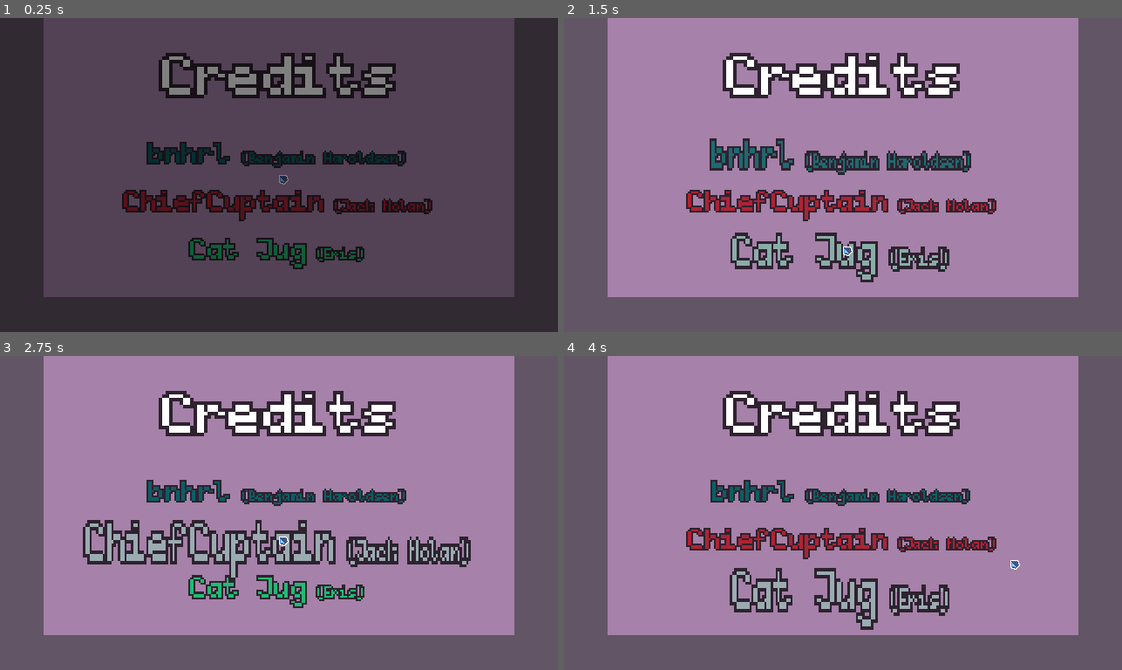
Above: before the commit, frames 1-4 (two rows, left to right).
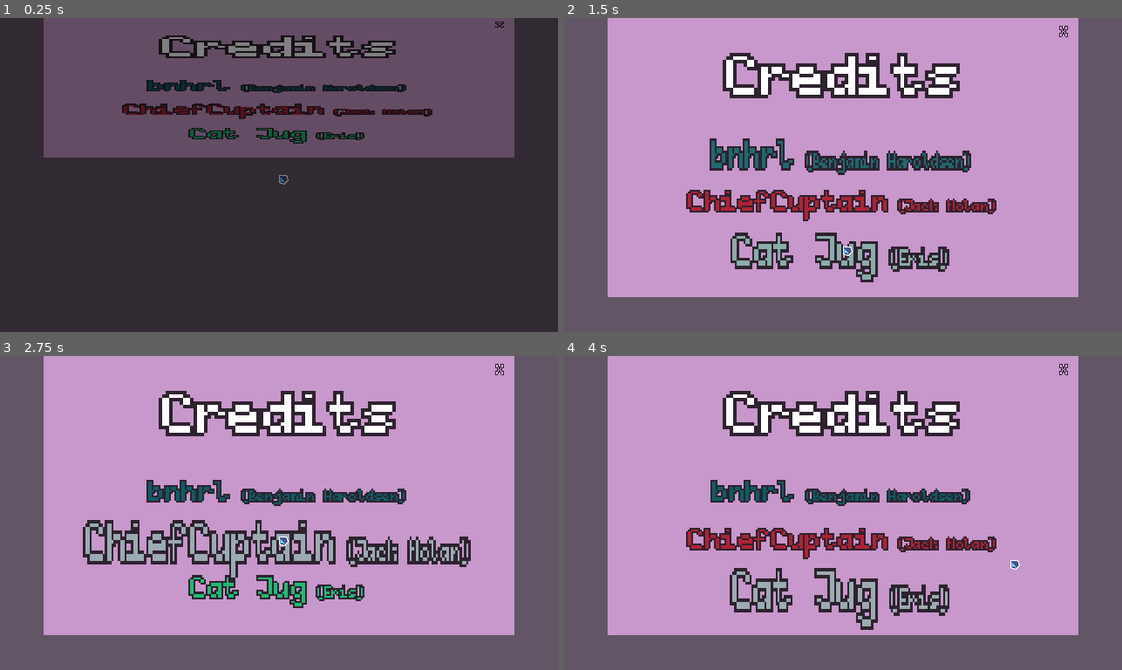
Above: after the commit, the same moments.

Repository: bnhrl/MomentumIsEverythingCountDown
Game: Godot game, scene res://Game/MainMenu/Credits/credits.tscn
Two runs of this game, one before a commit and one after it. Both use one fixed random seed, a clock stepped at 60 frames per second and the inputs below. This scene is started directly instead of the project's main scene.
Inputs (mouse positions are in pixels of both pictures, inside the frame that each line leads up to):
- Up to frame 1 (0.25 s): no input
- Up to frame 2 (1.5 s): move the mouse to (843, 149) at 0.52 s; hold D (right) 0.53-1.28 s; click (843, 149) at 0.6 s; move the mouse to (843, 247) at 1.27 s; hold S (down) from 1.28 s (still down); click (843, 247) at 1.35 s
- Up to frame 3 (2.75 s): move the mouse to (279, 534) at 2.02 s; release S (down) at 2.03 s; hold D (right) from 2.03 s (still down); click (279, 534) at 2.1 s
- Up to frame 4 (4 s): move the mouse to (815, 575) at 2.77 s; release D (right) at 2.78 s; hold W (up) 2.78-3.53 s; click (815, 575) at 2.85 s; move the mouse to (1010, 560) at 3.52 s; hold A (left) from 3.53 s (still down); click (1010, 560) at 3.6 s

The runs differ from the first frame. In frame 1, 46% of the frame differs, in the area x 7-93%, y 1-89%; in frame 2, 64%; in frame 3, 62%; in frame 4, 64%, in the area x 7-93%, y 0-89%.

Commit message:
Added Credits to the Main Menu

Diff:
--- a/Game/LevelSelect/level_select.tscn
+++ b/Game/LevelSelect/level_select.tscn
@@ -31,7 +31,6 @@
 offset_top = 285.0
 offset_right = 114.0
 offset_bottom = 342.0
-theme_override_colors/default_color = Color(0.28235295, 0.2901961, 0.46666667, 1)
 theme_override_colors/font_outline_color = Color(0.60784316, 0.67058825, 0.69803923, 1)
 text = "Back to
 Main Menu"
--- a/Game/MainMenu/Credits/credits.gd
+++ b/Game/MainMenu/Credits/credits.gd
@@ -5,3 +5,30 @@
 	buttons.shuffle()
 	for i in range(buttons.size()):
 		buttons[i].position.y = 124.0 + 55*i
+	var tween := create_tween()
+	tween.tween_property(self, "scale:y", 1.0, 0.5).set_trans(Tween.TRANS_ELASTIC).from(0)
+
+var closed := false
+func close() -> void:
+	if closed: return
+	var tween := create_tween()
+	tween.tween_property(self, "scale:y", 0.0, 0.5).set_trans(Tween.TRANS_ELASTIC)
+	tween.tween_callback(queue_free)
+
+
+func _on_btn_bnhrl_pressed() -> void:
+	open_page("https://bnhrl.itch.io/")
+
+func _on_btn_cat_jug_pressed() -> void:
+	open_page("https://cat-jug.itch.io/")
+
+func _on_btn_cuptain_pressed() -> void:
+	open_page("https://chiefcuptain.itch.io/")
+
+func open_page(page: String) -> void:
+	var i := randi_range(0,99)
+	if i == 0: page = "https://www.youtube.com/watch?v=dQw4w9WgXcQ"
+	OS.shell_open(page)
+
+func _on_btn_close_pressed() -> void:
+	close()
--- a/Game/MainMenu/Credits/credits.tscn
+++ b/Game/MainMenu/Credits/credits.tscn
@@ -4,6 +4,7 @@
 [ext_resource type="Script" uid="uid://o2gmqwsx58wo" path="res://Game/MainMenu/Credits/credits.gd" id="1_n060q"]
 
 [node name="Credits" type="Control" unique_id=986538535]
+z_index = 10
 layout_mode = 3
 anchors_preset = 0
 offset_left = 50.0
@@ -15,7 +16,20 @@
 layout_mode = 0
 offset_right = 540.0
 offset_bottom = 320.0
-color = Color(0.91775256, 0.67851543, 0.92947316, 0.5)
+color = Color(0.91775256, 0.67851543, 0.92947316, 0.75000006)
+
+[node name="Title" type="RichTextLabel" parent="." unique_id=387886005]
+layout_mode = 0
+offset_right = 135.0
+offset_bottom = 31.5
+scale = Vector2(4, 4)
+mouse_filter = 2
+theme_override_colors/font_outline_color = Color(0.18039216, 0.13333334, 0.18431373, 1)
+theme_override_constants/outline_size = 4
+bbcode_enabled = true
+text = "Credits"
+horizontal_alignment = 1
+vertical_alignment = 1
 
 [node name="BtnBnhrl" parent="." unique_id=1301211313 instance=ExtResource("1_fixii")]
 layout_mode = 0
@@ -53,15 +67,17 @@
 hover_color = Color(0.60784316, 0.67058825, 0.69803923, 1)
 hover_size = Vector2(1.25, 2)
 
-[node name="RichTextLabel" type="RichTextLabel" parent="." unique_id=387886005]
+[node name="BtnClose" parent="." unique_id=998908830 instance=ExtResource("1_fixii")]
 layout_mode = 0
-offset_right = 135.0
-offset_bottom = 31.5
-scale = Vector2(4, 4)
-mouse_filter = 2
-theme_override_colors/font_outline_color = Color(0.18039216, 0.13333334, 0.18431373, 1)
-theme_override_constants/outline_size = 4
-bbcode_enabled = true
-text = "Credits"
-horizontal_alignment = 1
-vertical_alignment = 1
+offset_left = 508.0
+offset_right = 540.0
+offset_bottom = 29.0
+theme_override_colors/default_color = Color(0.91764706, 0.6784314, 0.92941177, 1)
+text = "X"
+default_color = Color(0.91764706, 0.6784314, 0.92941177, 1)
+hover_size = Vector2(2, 2)
+
+[connection signal="pressed" from="BtnBnhrl" to="." method="_on_btn_bnhrl_pressed"]
+[connection signal="pressed" from="BtnCatJug" to="." method="_on_btn_cat_jug_pressed"]
+[connection signal="pressed" from="BtnCuptain" to="." method="_on_btn_cuptain_pressed"]
+[connection signal="pressed" from="BtnClose" to="." method="_on_btn_close_pressed"]
--- a/Game/MainMenu/main_menu.gd
+++ b/Game/MainMenu/main_menu.gd
@@ -7,8 +7,11 @@
 func _on_btn_start_pressed() -> void:
 	Scenes.swap_scene("Level Select")
 
+var credits: Control
 func _on_btn_credits_pressed() -> void:
-	pass # TODO make credits screen. Presumably a little drop down into the main menu instead of a different scene?
+	if credits: return
+	credits = preload("uid://og05ddis16cd").instantiate()
+	add_child(credits)
 
 func _on_btn_quit_pressed() -> void:
 	$BtnQuit/CanvasLayer/Clair.play()
--- a/Game/MainMenu/main_menu.tscn
+++ b/Game/MainMenu/main_menu.tscn
@@ -54,35 +54,32 @@
 
 [node name="BtnStart" parent="." unique_id=1301211313 instance=ExtResource("1_38cx4")]
 layout_mode = 0
-offset_left = 288.0
-offset_top = 279.0
-offset_right = 320.0
-offset_bottom = 311.0
-scale = Vector2(2, 2)
-theme_override_colors/default_color = Color(0.28235295, 0.2901961, 0.46666667, 1)
+offset_left = 241.0
+offset_top = 191.0
+offset_right = 287.0
+offset_bottom = 223.0
+scale = Vector2(3, 3)
 theme_override_colors/font_outline_color = Color(0.60784316, 0.67058825, 0.69803923, 1)
-text = "GO!"
-hover_size = Vector2(2.5, 2.5)
+text = "[font_size=11] [/font_size]GO!"
+hover_size = Vector2(2, 2)
 
 [node name="BtnCredits" parent="." unique_id=1026356157 instance=ExtResource("1_38cx4")]
 layout_mode = 0
 offset_left = 160.0
-offset_top = 295.0
+offset_top = 247.0
 offset_right = 192.0
-offset_bottom = 327.0
+offset_bottom = 279.0
 scale = Vector2(2, 2)
-theme_override_colors/default_color = Color(0.28235295, 0.2901961, 0.46666667, 1)
 theme_override_colors/font_outline_color = Color(0.60784316, 0.67058825, 0.69803923, 1)
 text = "WHO"
 
 [node name="BtnQuit" parent="." unique_id=1688920916 instance=ExtResource("1_38cx4")]
 layout_mode = 0
 offset_left = 416.0
-offset_top = 295.0
+offset_top = 247.0
 offset_right = 448.0
-offset_bottom = 327.0
+offset_bottom = 279.0
 scale = Vector2(2, 2)
-theme_override_colors/default_color = Color(0.28235295, 0.2901961, 0.46666667, 1)
 theme_override_colors/font_outline_color = Color(0.60784316, 0.67058825, 0.69803923, 1)
 text = "DIE"
 
